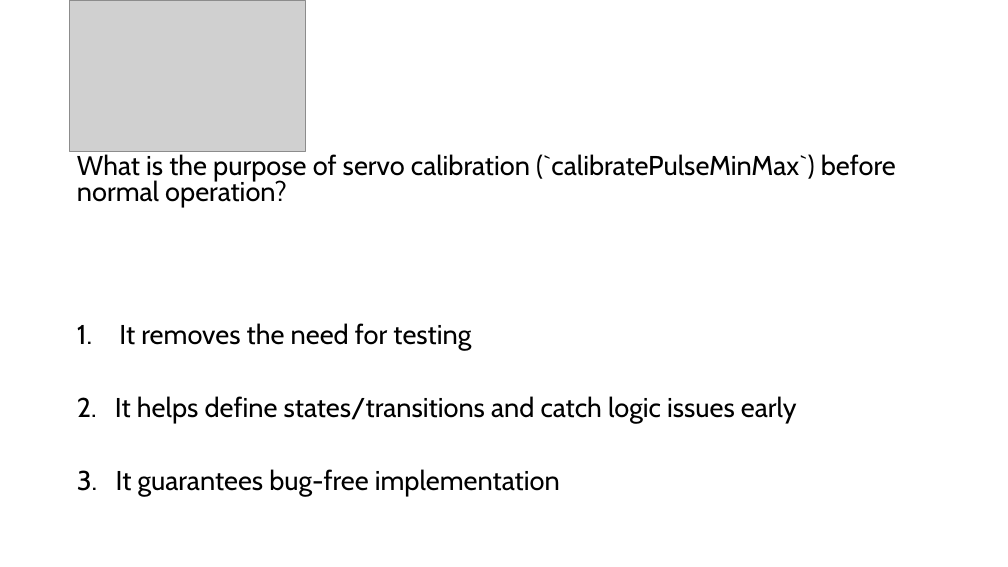
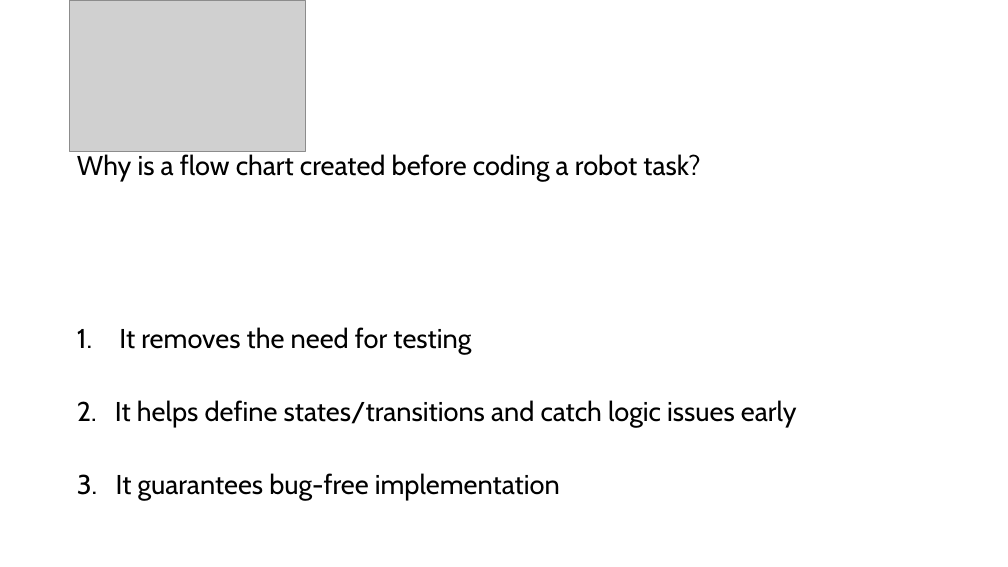
Before and after one commit to pichim/PES_Board, a slide deck: slide 2 of docs/misc/PM-WS1-1_2_oder_3.pptx. Drawn at 1008x567 pixels with LibreOffice and Linux fonts; fonts in the diff are those of the drawing; grey boxes stand for pictures. Boxes give left, top, right and bottom in pixels: in the first picture for what was removed or moved away, otherwise in the second. Text is boxed around its words. In the diff, an @@ line names an element or a change of style, - is before the commit and + after.

Commit message:
!fixed question 1 in inclass quiz for WS1

```diff
--- a/docs/misc/PM-WS1-1_2_oder_3.pptx
+++ b/docs/misc/PM-WS1-1_2_oder_3.pptx
@@ text at [77, 154, 700, 181]: text changed @@
-What is the purpose of servo calibration (`calibratePulseMinMax`) before normal operation?
+Why is a flow chart created before coding a robot task?
```
